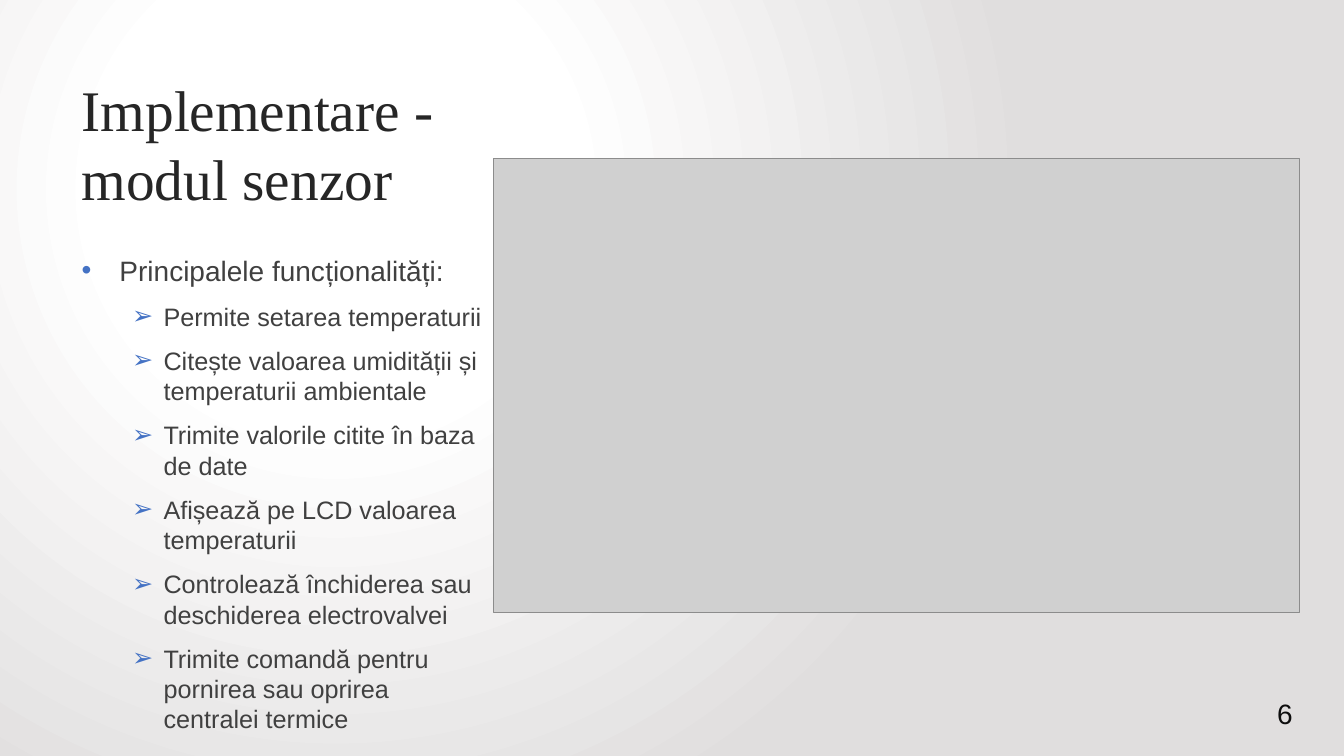
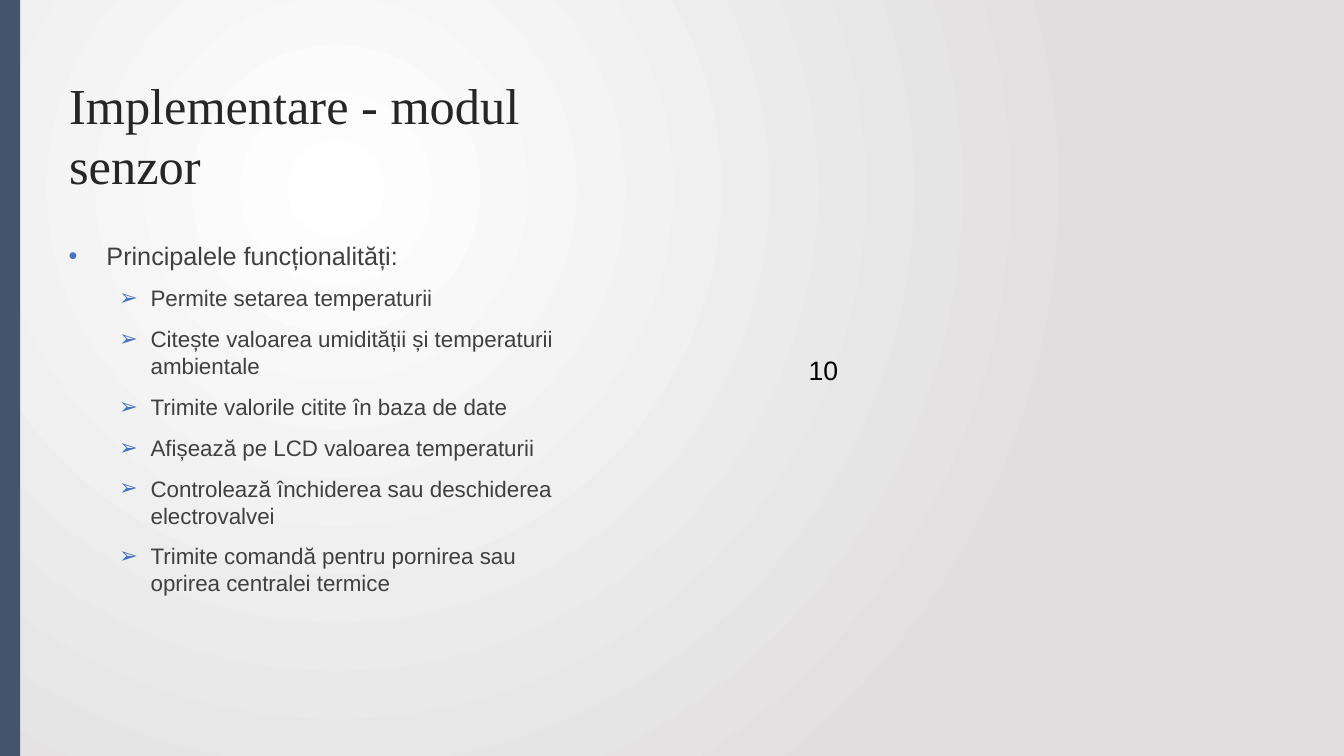
Before and after one commit to VitomirDragan/TemperatureManagement-IOT-, a slide deck: slide 10 of Prezentare/Termostat inteligent controlat printr-o aplicație web.pptx (slide 6 before the commit). Drawn at 1344x756 pixels with LibreOffice and Linux fonts; fonts in the diff are those of the drawing; grey boxes stand for pictures. Boxes give left, top, right and bottom in pixels: in the first picture for what was removed or moved away, otherwise in the second. Text is boxed around its words. In the diff, an @@ line names an element or a change of style, - is before the commit and + after.

```diff
--- a/Prezentare/Termostat inteligent controlat printr-o aplicație web.pptx
+++ b/Prezentare/Termostat inteligent controlat printr-o aplicație web.pptx
@@ rectangle added at [0,0,20,756], fill #44546A @@
@@ title "Implementare - modul senzor": place and size @@
-title "Implementare - modul senzor" at [82,91,400,201]
+title "Implementare - modul senzor" at [69,89,520,185]
@@ title "Implementare - modul senzor" at [69,89,520,185]: size 41 to 36 pt @@
@@ picture removed at [493,159,1300,613] @@
@@ text "Principalele funcționalități:": place and size @@
-text "Principalele funcționalități:" at [119,260,481,704]
+text "Principalele funcționalități:" at [106,246,553,596]
@@ text "Principalele funcționalități:" at [106,246,553,596]: size 20 to 18 pt in "Principalele funcționalități:"; size 18 to 16 pt in "Permite setarea temperaturii", "Citește valoarea umidității și temperaturii ambientale", "Trimite valorile citite în baza de date", "Afișează pe LCD valoarea temperaturii" and 2 more places @@
@@ page number added at [809,361,839,381], 19 pt, text #000000 @@
+10
@@ page number removed at [1277,704,1293,725] @@
-6
```
Also in this commit, not shown: 1 other slide changed, 6 slides added, 2 slides removed, 2 other files.
